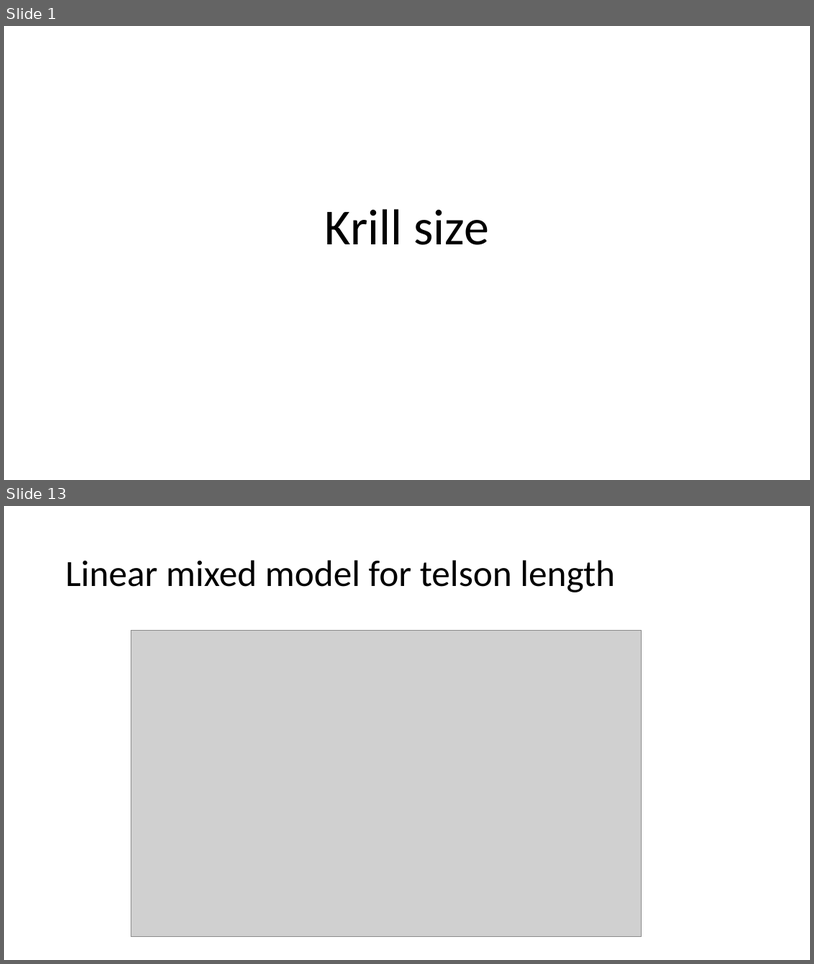
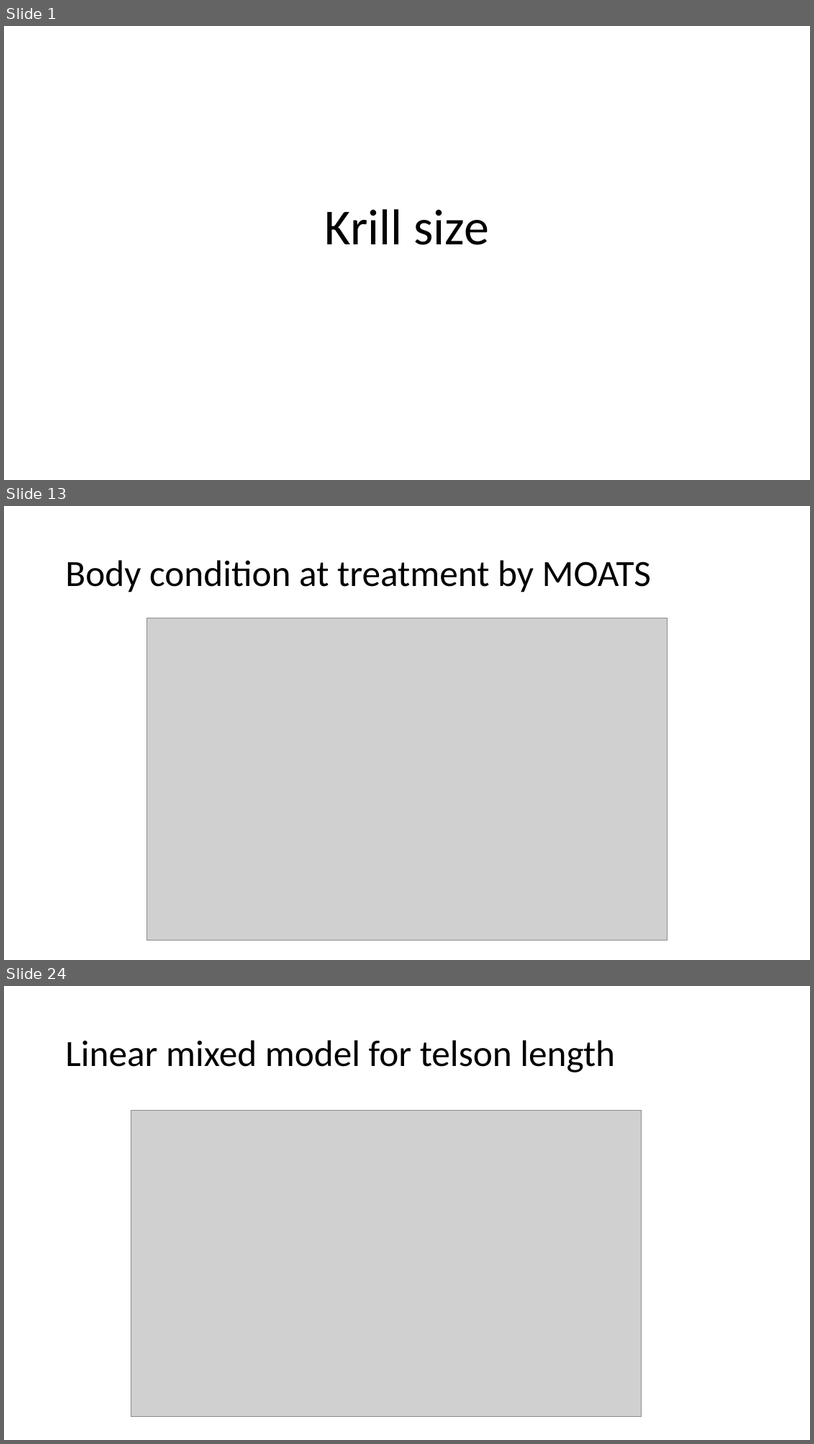
Before and after one commit to NWFSC-OA-lab/krill_size_2019, a slide deck: Krill size plots.pptx. Shown one above the other, each under a label of ours: slides 1 and 13 before the commit, slides 1, 13 and 24 after it; the slides between them are not shown. The pictures are 814x964 and 814x1444 pixels, drawn with LibreOffice and Linux fonts; fonts in the diff are those of the drawing; grey boxes stand for pictures. Boxes give left, top, right and bottom in pixels: in the first picture for what was removed or moved away, otherwise in the second. Text is boxed around its words. In the diff, an @@ line names an element or a change of style, - is before the commit and + after.

Commit message:
Updated with body condition stuff

```diff
--- a/Krill size plots.pptx
+++ b/Krill size plots.pptx
@@ slide 13 added at [4,506,810,960], background #FFFFFF @@
@@ title added at [65,560,651,592], 44 pt, text #000000 @@
+Body condition at treatment by MOATS
@@ picture added at [147,618,669,939] @@
@@ what was slide 13 is now slide 24 @@
```
Also in this commit, not shown: 11 slides changed, 10 other slides added, 4 other files.
